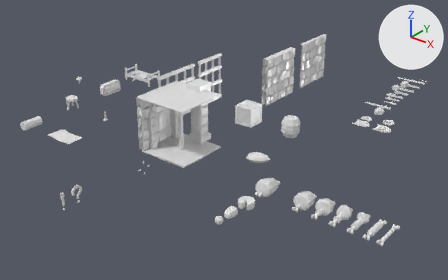
An edit to the FBX model GoblinKing/Assets/GoblinKing/Models/assets.fbx, drawn before and after from the same camera.
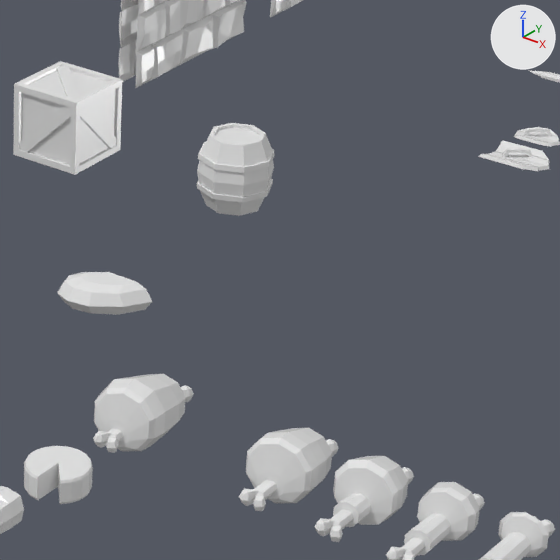
Old and new are each drawn whole from a 50 mm lens placed at (6.76, -8.24, 4.95), pointed at (-0.01, 0.21, -0.29) and again close up on the part from 52% to 83% of the width and 30% to 80% of the height. The lights are fixed; the arrows at upper right show +X, +Y and +Z.

The older version as bpy lines, for what is in view:
```python
me_brickwall1_001 = bpy.data.meshes.new('BrickWall1.001')
me_brickwall1_001.from_pydata(...)  # 494 vertices, 840 faces; spans x -0.088..0.088, y -0.5..0.5, z 0.0..1.0
me_brickwall1_001.materials.append(mat_previewmaterial)  # white #e7e7e7
me_halfheart = bpy.data.meshes.new('HalfHeart')
me_halfheart.from_pydata(...)  # 40 vertices, 36 faces; spans x -0.23..0.171, y -0.223..0.0, z -0.069..0.069
me_halfheart.materials.append(mat_previewmaterial)  # white #e7e7e7
me_hunger4 = bpy.data.meshes.new('Hunger4')
me_hunger4.from_pydata(...)  # 136 vertices, 126 faces; spans x -0.099..0.092, y -0.285..0.285, z -0.079..0.118
me_hunger4.materials.append(mat_previewmaterial)  # white #e7e7e7
ob_brickwall1 = bpy.data.objects.new('BrickWall1', me_brickwall1_001)
ob_brickwall1.location = (0.0, 2.018, 0.0)
ob_halfheart = bpy.data.objects.new('HalfHeart', me_halfheart)
ob_halfheart.location = (1.301, -0.371, 0.0)
ob_hunger4 = bpy.data.objects.new('Hunger4', me_hunger4)
ob_hunger4.location = (3.582, -1.193, 0.0)
# also in view: 'Hunger1' at (2.67, -1.19, 0.04); 'Meat' at (2.0, -1.19, 0.05); 'WoodenShield' at (1.98, 2.0, 0.0); 'Hunger2' at (3.0, -1.19, 0.03); 'Bread' at (1.97, -2.11, 0.01)
```
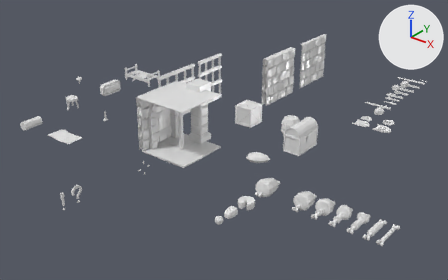
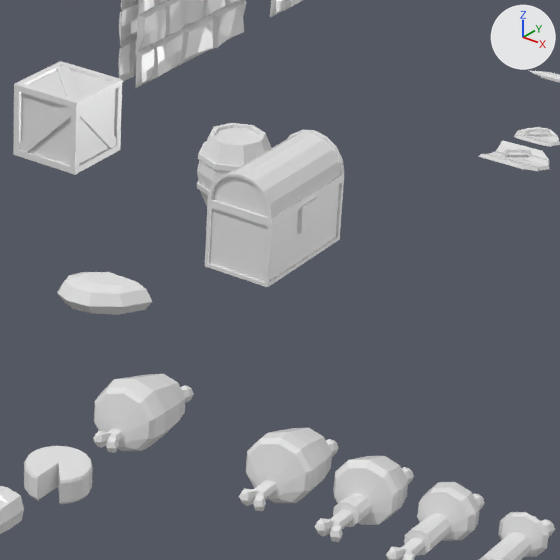
Location of each change, [x1, y1, x2, y2] in pixels of the close-ups (560 x 560 px):
'Chest1', added: after [205, 178, 344, 287]
'ChestLid1', added: after [208, 130, 344, 224]

Patch to the scene script:
```diff
--- a/GoblinKing/Assets/GoblinKing/Models/assets.fbx.py
+++ b/GoblinKing/Assets/GoblinKing/Models/assets.fbx.py
@@ me_chestlid1_001 @@
+me_chestlid1_001.from_pydata(...)  # 135 vertices, 128 faces; spans x 0.0..0.327, y -0.301..0.301, z 0.0..0.185
+me_chestlid1_001.materials.append(mat_previewmaterial)  # white #e7e7e7
@@ me_chest1_001 @@
+me_chest1_001.from_pydata(...)  # 93 vertices, 80 faces; spans x -0.163..0.175, y -0.301..0.301, z 0.0..0.307
+me_chest1_001.materials.append(mat_previewmaterial)  # white #e7e7e7
@@ ob_chestlid1 @@
+ob_chestlid1 = bpy.data.objects.new('ChestLid1', me_chestlid1_001)
+ob_chestlid1.location = (1.459, 0.35, 0.307)
@@ ob_chest1 @@
+ob_chest1 = bpy.data.objects.new('Chest1', me_chest1_001)
+ob_chest1.location = (1.622, 0.35, 0.0)
```
